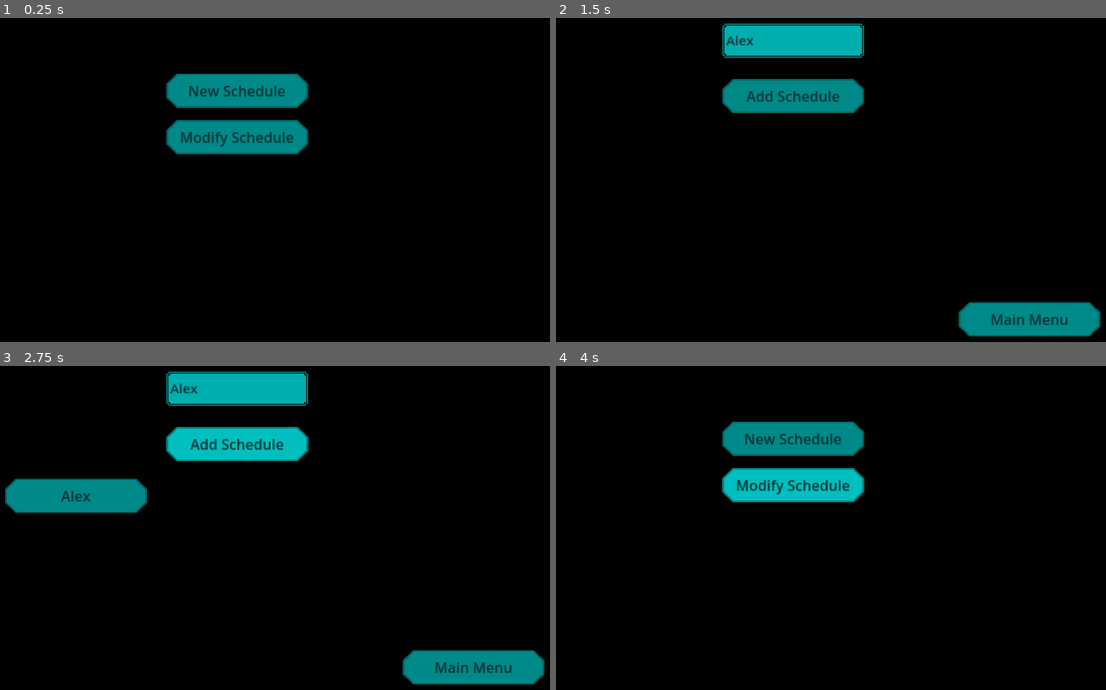
Above: before the commit, frames 1-4 (two rows, left to right).
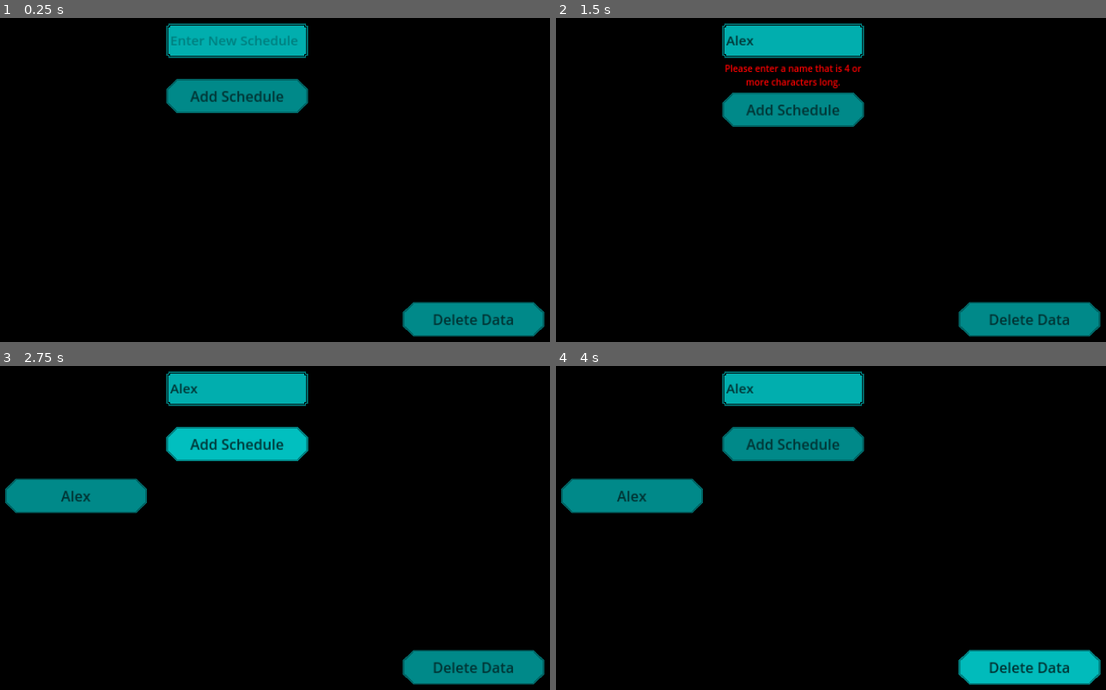
Above: after the commit, the same moments.

Repository: standstilldigitalmedia/TheaterPlanner
Game: Godot game, scene res://ScheduleManager/schedule_manager.tscn
Two runs of this game, one before a commit and one after it. Both use one fixed random seed, a clock stepped at 60 frames per second and the inputs below. Before the commit the project starts from res://Welcome/welcome.tscn.
Inputs (mouse positions are in pixels of both pictures, inside the frame that each line leads up to):
- Up to frame 1 (0.25 s): no input
- Up to frame 2 (1.5 s): click (792, 95) at 0.5 s, where only the run after the commit has a clickable "Add Schedule"; click (792, 40) at 1.27 s; type "Alex" at 1.35 s
- Up to frame 3 (2.75 s): click "Add Schedule" at 2 s
- Up to frame 4 (4 s): click (1029, 667) at 2.75 s, where only the run before the commit has a clickable "Main Menu"; click (792, 485) at 3.5 s, where only the run before the commit has a clickable "Modify Schedule"

The runs differ from the first frame. In frame 1, 9.6% of the frame differs, in the area x 30-100%, y 1-99%; in frame 2, 3.4%; in frame 3, 0.2%; in frame 4, 12%, in the area x 0-100%, y 1-99%.

Commit message:
Json
Getting a better handle on working with JSON objects

Diff:
--- a/Autoload/config_manager.gd
+++ b/Autoload/config_manager.gd
@@ -11,7 +11,6 @@
 func write_config():
 	config.set_value("planner_section","planner_json",JSON.stringify(config_obj))
 	config.save(CONFIG_PATH)
-	print("config written = " + JSON.stringify(config_obj))
 
 func read_config():
 	config = ConfigFile.new()
@@ -31,14 +30,15 @@
 	else:
 		print("JSON Parse Error: ", json.get_error_message(), " in ", json_string, " at line ", json.get_error_line())
 
-	print("config read = " + JSON.stringify(config_obj))
+func get_selected_schedule():
+	return config_obj[config_obj["selected_schedule"]["entry_name"]]
 
-func get_selected_schedule():
-	return config_obj[config_obj["selected_schedule"]]
+func set_selected_schedule(schedule_name):
+	config_obj["selected_schedule"] = {"entry_type":"selected_schedule", "entry_name":schedule_name}
 
 func add_schedule(schedule_name):
-	config_obj[schedule_name] = {"schedule_name":schedule_name}
-	config_obj[schedule_name]["selected_schedule"] = schedule_name
+	config_obj[schedule_name] = {"entry_type":"schedule", "entry_name":schedule_name, "data":{}}
+	config_obj["selected_schedule"] = {"entry_type":"selected_schedule", "entry_name":schedule_name}
 	write_config()
 
 func get_selected_movie():
--- a/NewMovie/new_movie.gd
+++ b/NewMovie/new_movie.gd
@@ -8,5 +8,5 @@
 		$Background/ErrorLabel.set_text("Please enter a movie name with 3 or more characters")
 		return
 
-	ConfigManager.add_movie({"movie_name": movie_name, "priority": priority, "color": color})
+	ConfigManager.add_movie({"movie_name": movie_name, "priority": priority, "color": color, "listings": []})
 	ConfigManager.write_config()
--- a/NewSchedule/new_schedule.gd
+++ b/ScheduleManager/schedule_manager.gd
@@ -7,12 +7,11 @@
 func spawn_schedule_buttons():
 	delete_all_schedules()
 	for schedule in ConfigManager.config_obj:
-		#print("schedule loop obj = " + JSON.stringify(ConfigManager.config_obj))
-		#print("schedule loop = " + ConfigManager.config_obj[schedule].schedule_name)
-		var schedule_button_scene = load(ConfigManager.MY_BUTTON_SCENE_PATH)
-		var schedule_button = schedule_button_scene.instantiate()
-		schedule_button.set_text(schedule)
-		$Background/SchedulesScrollContainer/SchedulesContainer.add_child(schedule_button)
+		if ConfigManager.config_obj[schedule]["entry_type"] == "schedule":
+			var schedule_button_scene = load(ConfigManager.MY_BUTTON_SCENE_PATH)
+			var schedule_button = schedule_button_scene.instantiate()
+			schedule_button.set_text(ConfigManager.config_obj[schedule]["entry_name"])
+			$Background/SchedulesScrollContainer/SchedulesContainer.add_child(schedule_button)
 
 func _on_add_schedule_button_pressed():
 	var schedule_name = $Background/InputsContainer/ScheduleNameInputBackground/ScheduleNameInput.get_text()
@@ -25,8 +24,9 @@
 	spawn_schedule_buttons()
 
 func _ready():
+	ConfigManager.read_config()
 	spawn_schedule_buttons()
 
 
-func _on_main_menu_button_pressed():
-	get_tree().change_scene_to_file(ConfigManager.WELCOME_SCENE_PATH)
+func _on_delete_data_button_pressed():
+	DirAccess.remove_absolute(ConfigManager.CONFIG_PATH)
--- a/NewSchedule/new_schedule.tscn
+++ b/ScheduleManager/schedule_manager.tscn
@@ -1,9 +1,9 @@
 [gd_scene load_steps=5 format=3 uid="uid://dgfboan7tbjos"]
 
-[ext_resource type="Texture2D" uid="uid://ck22lg7ds7ovc" path="res://UI/Images/text_input.png" id="1_sag2b"]
-[ext_resource type="Script" path="res://NewSchedule/new_schedule.gd" id="1_wcint"]
-[ext_resource type="Theme" uid="uid://56nx8cnihqa2" path="res://UI/Themes/my_line_edit_theme.tres" id="2_bg7y7"]
-[ext_resource type="Theme" uid="uid://wgr8ngf3t34r" path="res://UI/Themes/my_button_theme.tres" id="4_ihimc"]
+[ext_resource type="Script" path="res://ScheduleManager/schedule_manager.gd" id="1_2jecb"]
+[ext_resource type="Texture2D" uid="uid://ck22lg7ds7ovc" path="res://UI/Images/text_input.png" id="2_1c54y"]
+[ext_resource type="Theme" uid="uid://56nx8cnihqa2" path="res://UI/Themes/my_line_edit_theme.tres" id="3_4b6t3"]
+[ext_resource type="Theme" uid="uid://wgr8ngf3t34r" path="res://UI/Themes/my_button_theme.tres" id="4_r12n7"]
 
 [node name="NewSchedule" type="Control"]
 layout_mode = 3
@@ -12,7 +12,7 @@
 anchor_bottom = 1.0
 grow_horizontal = 2
 grow_vertical = 2
-script = ExtResource("1_wcint")
+script = ExtResource("1_2jecb")
 
 [node name="Background" type="ColorRect" parent="."]
 layout_mode = 1
@@ -93,7 +93,7 @@
 theme_override_constants/v_separation = 30
 columns = 3
 
-[node name="MainMenuButton" type="Button" parent="Background"]
+[node name="DeleteDataButton" type="Button" parent="Background"]
 custom_minimum_size = Vector2(400, 100)
 layout_mode = 1
 anchors_preset = -1
@@ -107,8 +107,8 @@
 offset_bottom = 0.439941
 grow_horizontal = 0
 grow_vertical = 0
-theme = ExtResource("4_ihimc")
-text = "Main Menu"
+theme = ExtResource("4_r12n7")
+text = "Delete Data"
 
 [connection signal="pressed" from="Background/InputsContainer/AddScheduleButton" to="." method="_on_add_schedule_button_pressed"]
-[connection signal="pressed" from="Background/MainMenuButton" to="." method="_on_main_menu_button_pressed"]
+[connection signal="pressed" from="Background/DeleteDataButton" to="." method="_on_delete_data_button_pressed"]
--- a/Welcome/welcome.gd
+++ /dev/null
@@ -1,10 +0,0 @@
-extends Control
-
-func _ready():
-	ConfigManager.read_config()
-
-func _on_new_schedule_button_pressed():
-	get_tree().change_scene_to_file(ConfigManager.NEW_SCHEDULE_SCENE_PATH)
-
-func _on_modifychedule_button_pressed():
-	pass # Replace with function body.
--- a/Welcome/welcome.tscn
+++ /dev/null
@@ -1,53 +0,0 @@
-[gd_scene load_steps=3 format=3 uid="uid://cglu5egp2dbog"]
-
-[ext_resource type="Theme" uid="uid://wgr8ngf3t34r" path="res://UI/Themes/my_button_theme.tres" id="1_03w4h"]
-[ext_resource type="Script" path="res://Welcome/welcome.gd" id="1_qam4s"]
-
-[node name="Welcome" type="Control"]
-layout_mode = 3
-anchors_preset = 15
-anchor_right = 1.0
-anchor_bottom = 1.0
-grow_horizontal = 2
-grow_vertical = 2
-script = ExtResource("1_qam4s")
-
-[node name="Background" type="ColorRect" parent="."]
-layout_mode = 1
-anchors_preset = 15
-anchor_right = 1.0
-anchor_bottom = 1.0
-grow_horizontal = 2
-grow_vertical = 2
-color = Color(0, 0, 0, 1)
-
-[node name="ButtonsContainer" type="VBoxContainer" parent="Background"]
-custom_minimum_size = Vector2(400, 600)
-layout_mode = 1
-anchors_preset = 8
-anchor_left = 0.5
-anchor_top = 0.5
-anchor_right = 0.5
-anchor_bottom = 0.5
-offset_left = -200.0
-offset_top = -300.0
-offset_right = 200.0
-offset_bottom = 300.0
-grow_horizontal = 2
-grow_vertical = 2
-theme_override_constants/separation = 30
-
-[node name="NewScheduleButton" type="Button" parent="Background/ButtonsContainer"]
-custom_minimum_size = Vector2(400, 100)
-layout_mode = 2
-theme = ExtResource("1_03w4h")
-text = "New Schedule"
-
-[node name="ModifycheduleButton" type="Button" parent="Background/ButtonsContainer"]
-custom_minimum_size = Vector2(400, 100)
-layout_mode = 2
-theme = ExtResource("1_03w4h")
-text = "Modify Schedule"
-
-[connection signal="pressed" from="Background/ButtonsContainer/NewScheduleButton" to="." method="_on_new_schedule_button_pressed"]
-[connection signal="pressed" from="Background/ButtonsContainer/ModifycheduleButton" to="." method="_on_modifychedule_button_pressed"]
--- a/project.godot
+++ b/project.godot
@@ -11,7 +11,7 @@
 [application]
 
 config/name="Theater Planner"
-run/main_scene="res://Welcome/welcome.tscn"
+run/main_scene="res://ScheduleManager/schedule_manager.tscn"
 config/features=PackedStringArray("4.1", "Mobile")
 config/icon="res://icon.svg"
 
Not shown: 3 places in ScheduleManager/schedule_manager.tscn that only renumber resources
